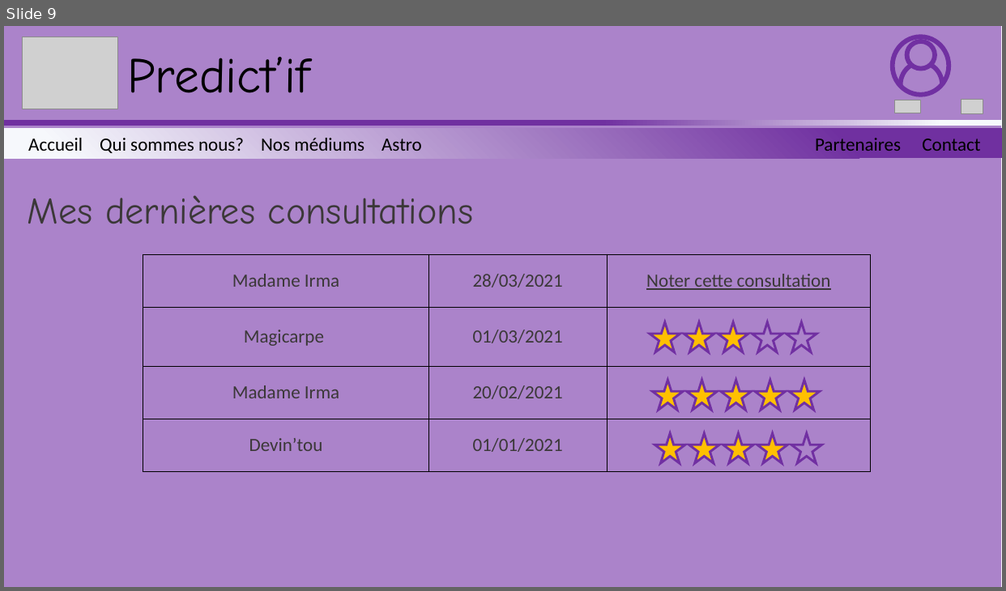
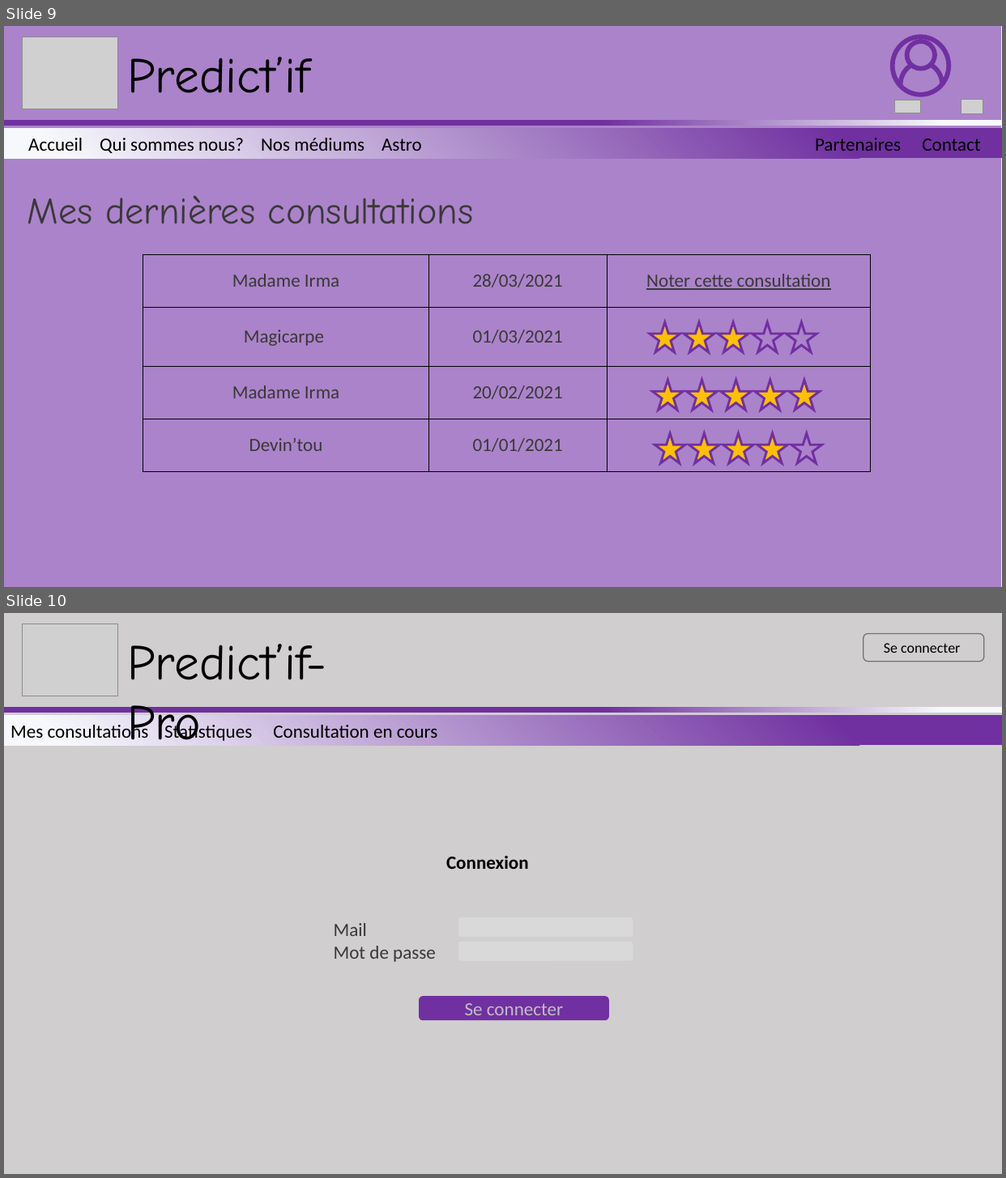
Before and after one commit to Sevla8/PredictIF, a slide deck: specifications/maquettes_IHM/maquette-html.pptx. Shown one above the other, each under a label of ours: slide 9 before the commit, slides 9 and 10 after it. The pictures are 1006x591 and 1006x1178 pixels, drawn with LibreOffice and Linux fonts; fonts in the diff are those of the drawing; grey boxes stand for pictures; background and template pictures are left out. Boxes give left, top, right and bottom in pixels: in the first picture for what was removed or moved away, otherwise in the second. Text is boxed around its words. In the diff, an @@ line names an element or a change of style, - is before the commit and + after.

```diff
--- a/specifications/maquettes_IHM/maquette-html.pptx
+++ b/specifications/maquettes_IHM/maquette-html.pptx
@@ slide 10 added at [4,613,1002,1174], background #FFFFFF @@
@@ rectangle added at [4,613,1002,1174], fill #D0CECE @@
@@ picture added at [22,624,117,696] @@
@@ rounded rectangle added at [863,634,984,662], outline #767171 1 pt, 14 pt, text #000000 @@
+Se connecter
@@ text added at [127,644,326,740], 48 pt, text #000000 @@
+Predict’if-Pro
@@ rectangle added at [4,707,1002,713], fill gradient #7030A0 to #F6F8FC @@
@@ rectangle added at [4,707,1002,713], fill gradient #7030A0 to #F6F8FC @@
@@ rectangle added at [4,716,1002,746], fill gradient #7030A0 to #F6F8FC, 18 pt, text #000000 @@
+Mes consultations Statistiques Consultation en cours
@@ text added at [446,856,529,869], 18 pt, text #000000, bold @@
+Connexion
@@ text added at [334,923,436,962], 18 pt, text #3B3838 @@
+Mail
+Mot de passe
@@ rounded rectangle added at [458,918,633,937], fill #D9D9D9 @@
@@ rounded rectangle added at [458,942,633,961], fill #D9D9D9 @@
@@ rounded rectangle added at [419,996,609,1021], fill #7130A2, 18 pt, text #BFBFBF @@
+Se connecter
```
Also in this commit, not shown: 4 slides changed, 5 other slides added.
